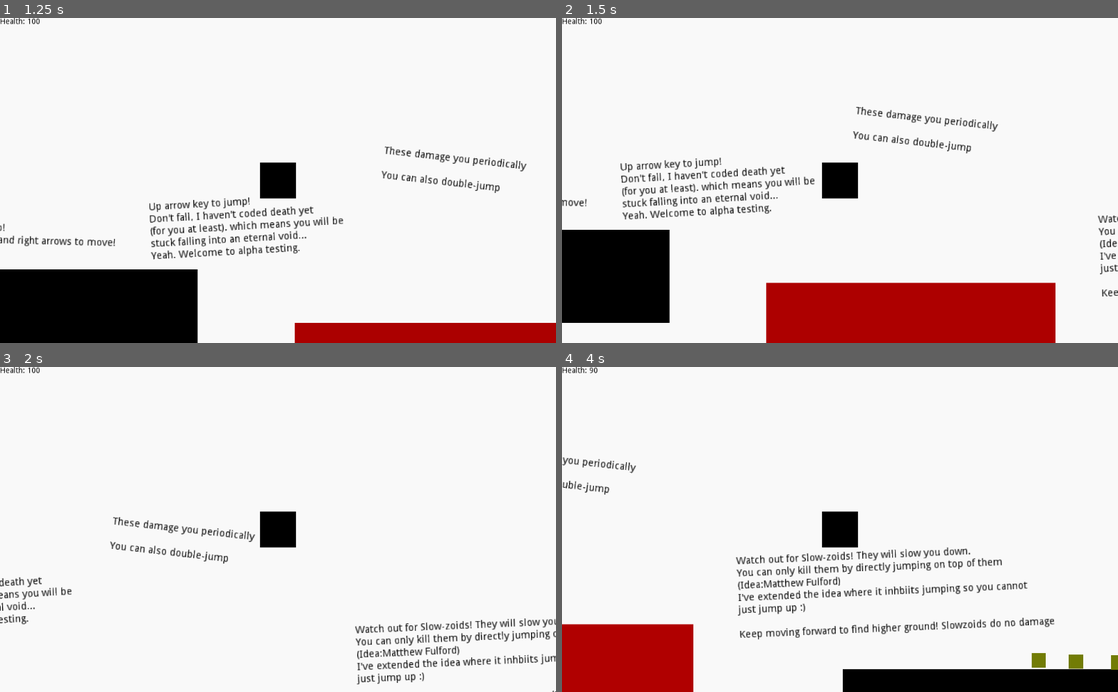
Above: before the commit, frames 1-4 (two rows, left to right).
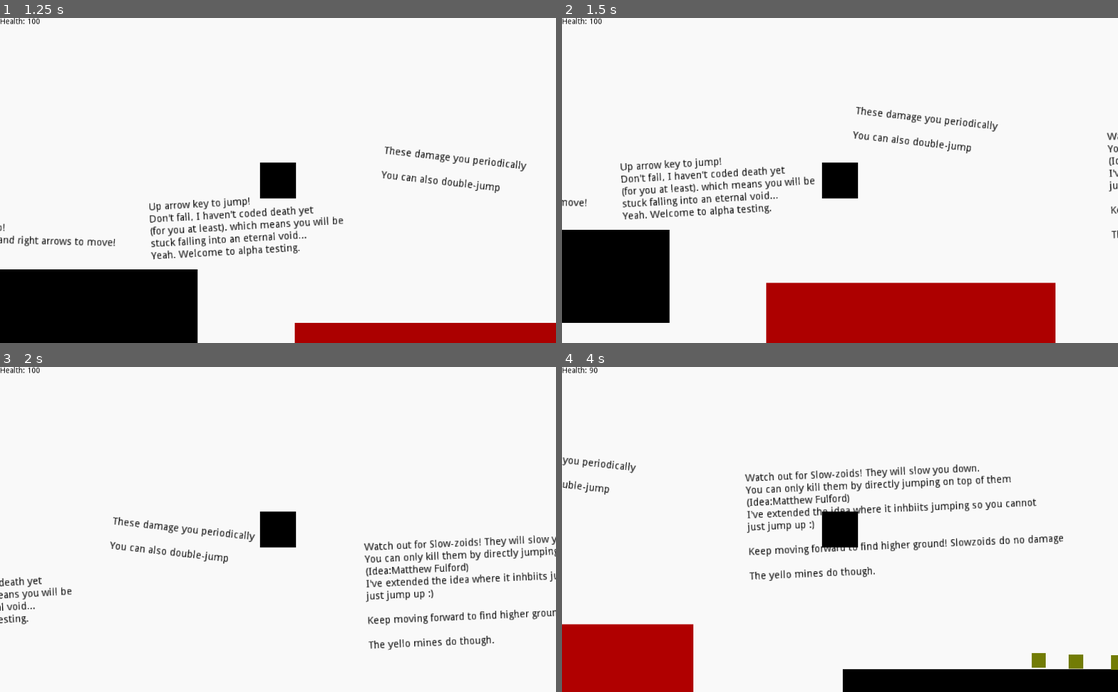
Above: after the commit, the same moments.

Repository: RavenJFelix/Square
Game: Godot game, scene res://levelz/level_0/level_0.tscn
Same seed, same stepped clock (60 frames per second), same inputs: the game is played once before the commit and once after it.
Inputs:
- Up to frame 1 (1.25 s): hold Right (ui_right) from 0.53 s (still down); tap Up (ui_up) at 0.77 s
- Up to frame 2 (1.5 s): keep holding Right (ui_right)
- Up to frame 3 (2 s): keep holding Right (ui_right); tap Up (ui_up) at 1.52 s
- Up to frame 4 (4 s): release Right (ui_right) at 2.03 s; hold Left (ui_left) 2.03-2.78 s; hold Right (ui_right) from 2.78 s (still down); tap Up (ui_up) at 3.02, 3.77 s

Frame 1 is identical in both runs. In frame 2, 0.4% of the frame differs, in the area x 96-100%, y 35-86%; in frame 3, 4.1%; in frame 4, 5.9%, in the area x 31-91%, y 29-84%.

Commit message:
Refine level 0

Diff:
--- a/levelz/level_0/level_0.tscn
+++ b/levelz/level_0/level_0.tscn
@@ -8,6 +8,7 @@
 [ext_resource path="res://map/hazard/hurt-block/hurt-block.tscn" type="PackedScene" id=6]
 
 [node name="Node2D" type="Node2D"]
+editor/display_folded = true
 
 [node name="StaticBody2D" parent="." instance=ExtResource( 1 )]
 position = Vector2( 154.179, 129.228 )
@@ -62,10 +63,10 @@
 Yeah. Welcome to alpha testing."
 
 [node name="Intro3" type="Label" parent="."]
-margin_left = 895.862
-margin_top = 44.6375
-margin_right = 1331.86
-margin_bottom = 160.637
+margin_left = 908.359
+margin_top = -70.0372
+margin_right = 1344.36
+margin_bottom = 45.9628
 rect_rotation = -2.47876
 custom_colors/font_color = Color( 0, 0, 0, 1 )
 text = "Watch out for Slow-zoids! They will slow you down.
@@ -74,7 +75,9 @@
 I've extended the idea where it inhbiits jumping so you cannot
 just jump up :)
 
-Keep moving forward to find higher ground! Slowzoids do no damage"
+Keep moving forward to find higher ground! Slowzoids do no damage
+
+The yello mines do though."
 
 [node name="Intro5" type="Label" parent="."]
 margin_left = 1928.31
@@ -100,19 +103,23 @@
 Climb up."
 
 [node name="Intro7" type="Label" parent="."]
-margin_left = 2463.91
-margin_top = -344.558
-margin_right = 2937.91
-margin_bottom = -228.558
+margin_left = 2472.91
+margin_top = -402.558
+margin_right = 2946.91
+margin_bottom = -252.558
 rect_rotation = -1.96505
 custom_colors/font_color = Color( 0, 0, 0, 1 )
 text = "Kill the slowzoid. Use your nonexistent brain.
 
 There is nothing to do afterwards.
 
+
+
 Good Job.
 
-Now actually kill it because that was a waste of typing if you didn't"
+Now actually kill it because that was a waste of typing if you didn't
+
+>>>>>>>>>>>>>>>There's a ladder on the far right ->"
 
 [node name="Intro4" type="Label" parent="."]
 margin_left = 561.856
@@ -163,11 +170,14 @@
 scale = Vector2( 1, 22.7726 )
 
 [node name="ladder2" parent="." instance=ExtResource( 5 )]
-position = Vector2( 2934.98, -437.173 )
+position = Vector2( 4148.16, -449.09 )
 scale = Vector2( 1, 22.7726 )
 
 [node name="slowzoidMan2" parent="." instance=ExtResource( 4 )]
 position = Vector2( 3207.11, -312.688 )
+
+[node name="rightBound" parent="slowzoidMan2" index="1"]
+position = Vector2( 989.166, 1.29236 )
 
 [node name="slowzoidItself" parent="slowzoidMan2" index="2"]
 position = Vector2( 19.0403, 9.52002 )
@@ -179,6 +189,27 @@
 position = Vector2( 637.179, 204.808 )
 scale = Vector2( 19.9962, 6.60786 )
 
+[node name="HurtPlatform9" parent="." instance=ExtResource( 6 )]
+position = Vector2( 2970.26, -225.953 )
+scale = Vector2( 4.53279, 1.64263 )
+
+[node name="HurtPlatform10" parent="." instance=ExtResource( 6 )]
+position = Vector2( 3268.37, -229.212 )
+scale = Vector2( 4.53279, 1.64263 )
+
+[node name="HurtPlatform11" parent="." instance=ExtResource( 6 )]
+position = Vector2( 3616.98, -228.397 )
+scale = Vector2( 4.53279, 1.64263 )
+
+[node name="BasicMine" parent="." instance=ExtResource( 3 )]
+position = Vector2( 3113.23, -224.503 )
+
+[node name="BasicMine2" parent="." instance=ExtResource( 3 )]
+position = Vector2( 3439.89, -228.79 )
+
+[node name="BasicMine3" parent="." instance=ExtResource( 3 )]
+position = Vector2( 3762.26, -223.646 )
+
 [editable path="slowzoidMan"]
 
 [editable path="slowzoidMan2"]
